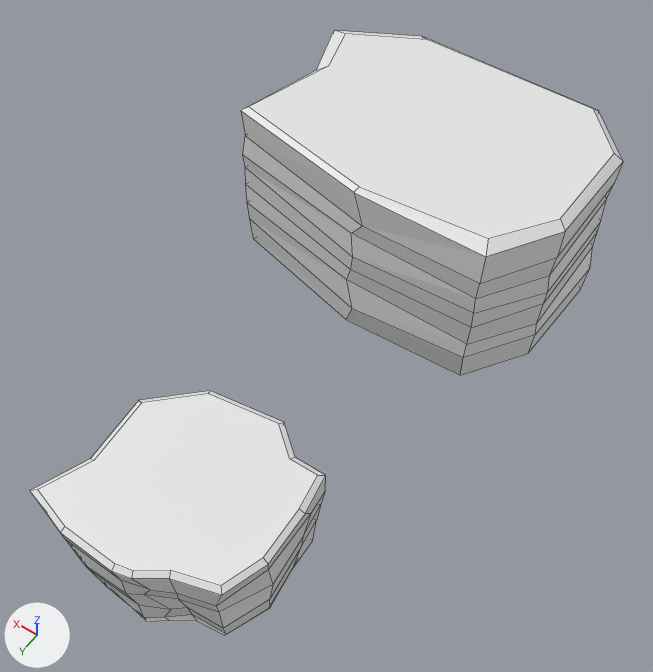
One commit to the Blender file Dungeon Crawler/Assets/Visual Assets/Blender Files/Cliff.blend: the scene before it, then after it.
Rendered twice from a camera (50 mm lens) standing at (-3.06, 2.29, 7.86) and looking at (0.16, -2.2, 0.79). Every picture has the same lights, and +X, +Y and +Z are marked at lower left. Mesh edges are drawn as thin lines. Materials are left out; every surface is plain grey.

Objects in the first picture: 'Cliff', 'Plane'.
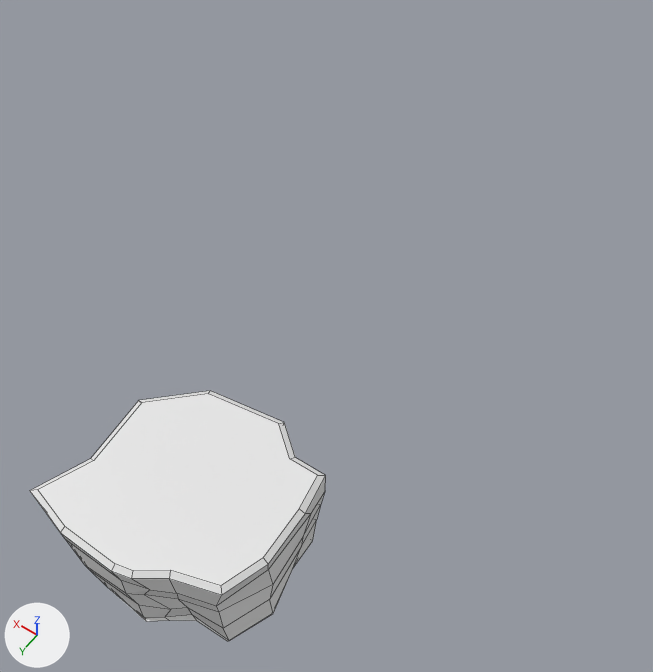
What differs and where, as boxes [x1, y1, x2, y2] in the pictures (653 x 672 px; the box of a moved part takes in the faces that stretch with it):
'Plane', deleted: before [241, 30, 623, 375]
'Cliff', reshaped: before [30, 391, 326, 635]; after [30, 391, 326, 641]
part 1 of me_plane, moved or reshaped: before [188, 548, 301, 635]; after [188, 548, 301, 641]

The edits, one by one:
me_plane has 99 vertices, 86 faces and spans x -0.96..1.04, y -0.97..0.9, z -0.03..1.2.
me_plane is used by ob_cliff; location (0.0, 0.0, 0.0).
Verts and faces of me_plane; kept vertices keep their numbers, new ones are numbered from 99.
Before the commit, vertices of me_plane: 0 (-0.7, 0.5, 0.02) at pixel (226, 634), 7 (-0.7, 0.52, 0.01) at pixel (224, 635), 8 (-0.86, 0.1, 0.03) at pixel (268, 608), 19 (-0.87, 0.09, 0.03) at pixel (270, 607).
Part 1, on me_plane:
Vertices 0, 8, 19 move by (-0.06, 0.03, 0.0).
Vertex 7 moves to (-0.75, 0.54, 0.01), pixel (227, 641).
Object 'Plane' (ob_plane) is deleted.
